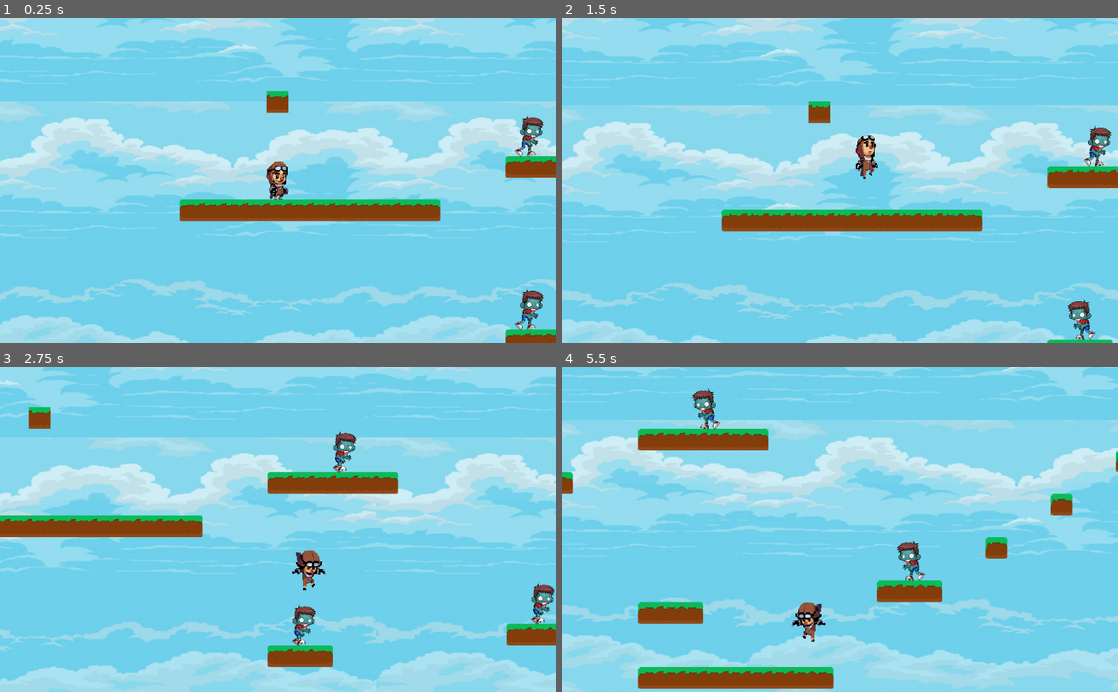
Above: before the commit, frames 1-4 (two rows, left to right).
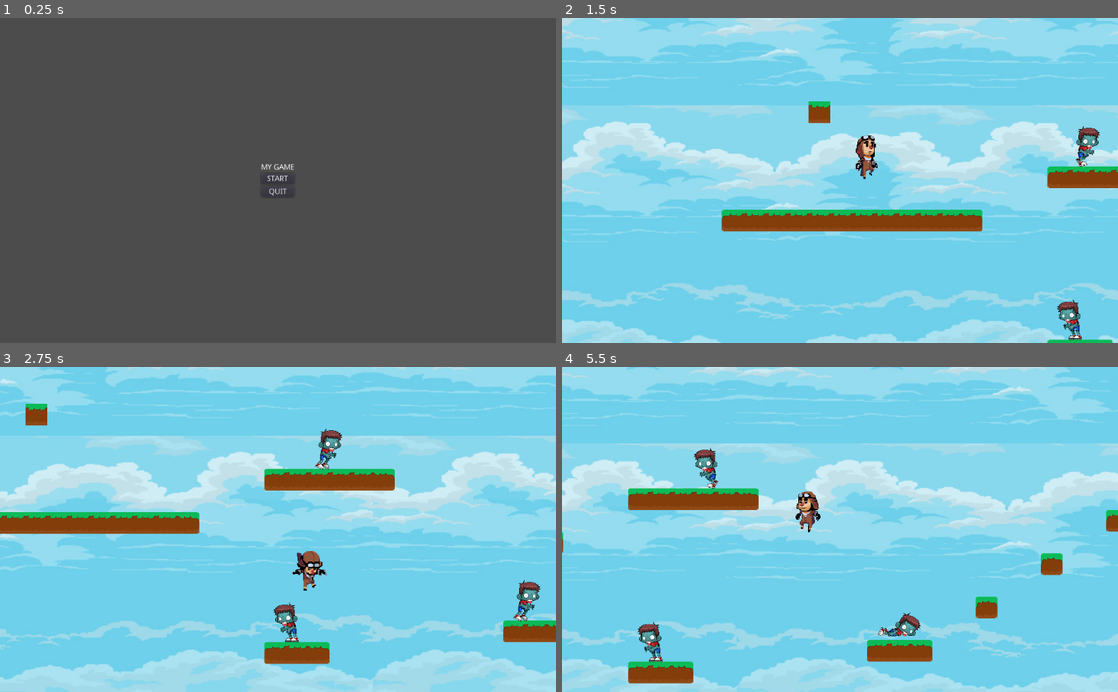
Above: after the commit, the same moments.

Repository: NonADev/AviadorMario
Game: Godot game, scene res://scenes/UI/Menu.tscn
Same seed, same stepped clock (60 frames per second), same inputs: the game is played once before the commit and once after it. Before the commit the project starts from res://scenes/Levels/AggressiveWorld.tscn.
Inputs (mouse positions are in pixels of both pictures, inside the frame that each line leads up to):
- Up to frame 1 (0.25 s): no input
- Up to frame 2 (1.5 s): click (840, 180) at 0.5 s, where only the run after the commit has a clickable "START"; hold Right (ui_right) from 1.28 s (still down); tap Up (ui_up) at 1.35 s
- Up to frame 3 (2.75 s): keep holding Right (ui_right); tap Up (ui_up) at 1.52, 1.82, 2.1, 2.27, 2.57 s
- Up to frame 4 (5.5 s): release Right (ui_right) at 2.78 s; hold Left (ui_left) 2.78-3.53 s; tap Up (ui_up) at 2.85, 3.6, 3.77, 4.07, 4.35, 4.52, 4.82, 5.1, 5.27 s; hold Right (ui_right) 3.53-5.03 s; hold Left (ui_left) from 5.03 s (still down)

The runs differ from the first frame. In frame 1, 100% of the frame differs, in the area x 0-100%, y 0-100%; in frame 2, 1.1%; in frame 3, 13%; in frame 4, 54%.

Commit message:
jogo finalizado

Diff:
--- a/project.godot
+++ b/project.godot
@@ -16,8 +16,12 @@
 [application]
 
 config/name="teste"
-run/main_scene="res://scenes/Levels/AggressiveWorld.tscn"
+run/main_scene="res://scenes/UI/Menu.tscn"
 config/icon="res://sprites/Old/icon.png"
+
+[display]
+
+window/size/resizable=false
 
 [input]
 
@@ -27,6 +31,15 @@
  ]
 }
 
+[layer_names]
+
+2d_render/layer_1="Walls"
+2d_physics/layer_1="Walls"
+2d_render/layer_2="Player"
+2d_physics/layer_2="Player"
+2d_render/layer_3="Enemies"
+2d_physics/layer_3="Enemies"
+
 [rendering]
 
 environment/default_environment="res://default_env.tres"
--- a/scenes/GeneralScenes/Monster.tscn
+++ b/scenes/GeneralScenes/Monster.tscn
@@ -26,9 +26,26 @@
 [ext_resource path="res://sprites/Zombies/male/Idle (4).png" type="Texture" id=24]
 [ext_resource path="res://sprites/Zombies/male/Idle (1).png" type="Texture" id=25]
 [ext_resource path="res://sprites/Zombies/male/Idle (3).png" type="Texture" id=26]
+[ext_resource path="res://sprites/Zombies/male/Dead (5).png" type="Texture" id=27]
+[ext_resource path="res://sprites/Zombies/male/Dead (6).png" type="Texture" id=28]
+[ext_resource path="res://sprites/Zombies/male/Dead (7).png" type="Texture" id=29]
+[ext_resource path="res://sprites/Zombies/male/Dead (4).png" type="Texture" id=30]
+[ext_resource path="res://sprites/Zombies/male/Dead (1).png" type="Texture" id=31]
+[ext_resource path="res://sprites/Zombies/male/Dead (3).png" type="Texture" id=32]
+[ext_resource path="res://sprites/Zombies/male/Dead (2).png" type="Texture" id=33]
+[ext_resource path="res://sprites/Zombies/male/Dead (8).png" type="Texture" id=34]
+[ext_resource path="res://sprites/Zombies/male/Dead (11).png" type="Texture" id=35]
+[ext_resource path="res://sprites/Zombies/male/Dead (12).png" type="Texture" id=36]
+[ext_resource path="res://sprites/Zombies/male/Dead (9).png" type="Texture" id=37]
+[ext_resource path="res://sprites/Zombies/male/Dead (10).png" type="Texture" id=38]
 
 [sub_resource type="SpriteFrames" id=1]
 animations = [ {
+"frames": [ ExtResource( 31 ), ExtResource( 33 ), ExtResource( 32 ), ExtResource( 30 ), ExtResource( 27 ), ExtResource( 28 ), ExtResource( 29 ), ExtResource( 34 ), ExtResource( 37 ), ExtResource( 38 ), ExtResource( 35 ), ExtResource( 36 ) ],
+"loop": false,
+"name": "Die",
+"speed": 20.0
+}, {
 "frames": [ ExtResource( 25 ), ExtResource( 14 ), ExtResource( 26 ), ExtResource( 24 ), ExtResource( 23 ), ExtResource( 22 ), ExtResource( 13 ), ExtResource( 12 ), ExtResource( 15 ), ExtResource( 16 ), ExtResource( 17 ), ExtResource( 18 ), ExtResource( 19 ), ExtResource( 20 ), ExtResource( 21 ) ],
 "loop": true,
 "name": "Idle",
@@ -44,12 +61,38 @@
 radius = 10.9017
 height = 34.178
 
+[sub_resource type="Animation" id=3]
+resource_name = "Die"
+tracks/0/type = "method"
+tracks/0/path = NodePath(".")
+tracks/0/interp = 1
+tracks/0/loop_wrap = true
+tracks/0/imported = false
+tracks/0/enabled = true
+tracks/0/keys = {
+"times": PoolRealArray( 0.8 ),
+"transitions": PoolRealArray( 1 ),
+"values": [ {
+"args": [  ],
+"method": "removeBody"
+} ]
+}
+tracks/1/type = "value"
+tracks/1/path = NodePath("Sprite:animation")
+tracks/1/interp = 0
+tracks/1/loop_wrap = true
+tracks/1/imported = false
+tracks/1/enabled = true
+tracks/1/keys = {
+"times": PoolRealArray( 0.2 ),
+"transitions": PoolRealArray( -2 ),
+"update": 0,
+"values": [ "Die" ]
+}
+
 [node name="Monster" type="StaticBody2D"]
 collision_layer = 4
 script = ExtResource( 11 )
-__meta__ = {
-"_edit_group_": true
-}
 
 [node name="Sprite" type="AnimatedSprite" parent="."]
 scale = Vector2( 0.13, 0.13 )
@@ -59,3 +102,6 @@
 [node name="Shape" type="CollisionShape2D" parent="."]
 position = Vector2( -1.12378, 3.93307 )
 shape = SubResource( 2 )
+
+[node name="Animation" type="AnimationPlayer" parent="."]
+anims/Die = SubResource( 3 )
--- a/scenes/GeneralScenes/Player.tscn
+++ b/scenes/GeneralScenes/Player.tscn
@@ -31,37 +31,26 @@
 "speed": 10.0
 } ]
 
-[sub_resource type="RectangleShape2D" id=2]
-extents = Vector2( 14.5472, 29 )
+[sub_resource type="CapsuleShape2D" id=4]
+radius = 9.59683
+height = 33.5032
 
 [sub_resource type="RectangleShape2D" id=3]
-extents = Vector2( 6.87766, 1.72766 )
+extents = Vector2( 8.9693, 5.00665 )
+
+[sub_resource type="CapsuleShape2D" id=5]
+radius = 11.0115
+height = 31.3549
 
 [node name="Player" type="KinematicBody2D"]
-position = Vector2( 448, 256.14 )
+position = Vector2( 448, 256 )
 script = ExtResource( 2 )
-__meta__ = {
-"_edit_group_": true
-}
 
 [node name="SpriteAnimation" type="AnimatedSprite" parent="."]
 position = Vector2( -0.135396, 16.1403 )
 frames = SubResource( 1 )
 animation = "Idle"
 offset = Vector2( 16, 16 )
-
-[node name="CollisionPolygon2D2" type="CollisionPolygon2D" parent="."]
-position = Vector2( -0.135406, 16.1403 )
-polygon = PoolVector2Array( 22.5971, -7.78711, 31.4404, 4.56015, 23.4314, 47.9424, 10.9173, 47.9424, 2.07391, 5.56131, 11.7516, -7.95398 )
-
-[node name="CollisionShape" type="CollisionShape2D" parent="."]
-visible = false
-position = Vector2( 15.8646, 35.9286 )
-shape = SubResource( 2 )
-disabled = true
-__meta__ = {
-"_editor_description_": "DESATIVADO JA QUE COLOQUEI O CollisionPolygon2D"
-}
 
 [node name="Camera" type="Camera2D" parent="."]
 position = Vector2( 16.8548, 35.9188 )
@@ -74,14 +63,26 @@
 limit_smoothed = true
 smoothing_enabled = true
 
+[node name="Collision" type="CollisionShape2D" parent="."]
+position = Vector2( 17.2437, 37.7489 )
+shape = SubResource( 4 )
+
 [node name="Pes" type="Area2D" parent="."]
 position = Vector2( 17.0141, 62.8459 )
 collision_layer = 4
 collision_mask = 4
-__meta__ = {
-"_edit_group_": true
-}
 
 [node name="Shape" type="CollisionShape2D" parent="Pes"]
+position = Vector2( 0.206696, -3.43262 )
 shape = SubResource( 3 )
+
+[node name="TakeDamage" type="Area2D" parent="."]
+position = Vector2( 16.8661, 36.1134 )
+collision_layer = 4
+collision_mask = 4
+
+[node name="Collision" type="CollisionShape2D" parent="TakeDamage"]
+position = Vector2( 0.275604, 0.401184 )
+shape = SubResource( 5 )
 [connection signal="body_entered" from="Pes" to="." method="_on_Pes_body_entered"]
+[connection signal="body_entered" from="TakeDamage" to="." method="_on_Damage_body_entered"]
--- a/scenes/Levels/AggressiveWorld.tscn
+++ b/scenes/Levels/AggressiveWorld.tscn
@@ -27,10 +27,14 @@
 
 [node name="Monster" parent="." instance=ExtResource( 13 )]
 position = Vector2( 832, 224 )
+DISTANCE = 115.0
+IDLE_FLIP = true
 
 [node name="Monster2" parent="." instance=ExtResource( 13 )]
 position = Vector2( 832, 480 )
 DISTANCE = 30.0
+CAN_WALK = false
+IDLE_FLIP = true
 
 [node name="Monster3" parent="." instance=ExtResource( 13 )]
 position = Vector2( 1184, 448 )
--- a/scenes/Levels/PacifyWorld.tscn
+++ b/scenes/Levels/PacifyWorld.tscn
@@ -23,8 +23,7 @@
 
 [node name="Monster" parent="." instance=ExtResource( 2 )]
 position = Vector2( 640, 288 )
-WALK = false
-FLIP_SPRITE = true
+CAN_WALK = false
 
 [node name="Passagem" parent="." instance=ExtResource( 5 )]
 position = Vector2( 864, 256 )
--- /dev/null
+++ b/scenes/UI/Menu.tscn
@@ -0,0 +1,43 @@
+[gd_scene load_steps=2 format=2]
+
+[ext_resource path="res://scripts/Menu.gd" type="Script" id=1]
+
+[node name="Menu" type="Control"]
+anchor_right = 1.0
+anchor_bottom = 1.0
+script = ExtResource( 1 )
+__meta__ = {
+"_edit_use_anchors_": false
+}
+
+[node name="CenterContainer" type="CenterContainer" parent="."]
+anchor_right = 1.0
+anchor_bottom = 1.0
+__meta__ = {
+"_edit_use_anchors_": false
+}
+
+[node name="VBoxContainer" type="VBoxContainer" parent="CenterContainer"]
+margin_left = 481.0
+margin_top = 269.0
+margin_right = 542.0
+margin_bottom = 331.0
+
+[node name="Label" type="Label" parent="CenterContainer/VBoxContainer"]
+margin_right = 61.0
+margin_bottom = 14.0
+text = "MY GAME"
+
+[node name="Start" type="Button" parent="CenterContainer/VBoxContainer"]
+margin_top = 18.0
+margin_right = 61.0
+margin_bottom = 38.0
+text = "START"
+
+[node name="Quit" type="Button" parent="CenterContainer/VBoxContainer"]
+margin_top = 42.0
+margin_right = 61.0
+margin_bottom = 62.0
+text = "QUIT"
+[connection signal="pressed" from="CenterContainer/VBoxContainer/Start" to="." method="_on_Start_pressed"]
+[connection signal="pressed" from="CenterContainer/VBoxContainer/Quit" to="." method="_on_Quit_pressed"]
--- /dev/null
+++ b/scripts/Menu.gd
@@ -0,0 +1,10 @@
+extends Control
+
+
+
+func _on_Start_pressed():
+	get_tree().change_scene("res://scenes/Levels/AggressiveWorld.tscn");
+
+
+func _on_Quit_pressed():
+	get_tree().quit(200);
--- a/scripts/Monster.gd
+++ b/scripts/Monster.gd
@@ -1,37 +1,50 @@
 extends StaticBody2D
 
-export(float) var DISTANCE = 115;
-export(bool) var WALK = true;
-export(bool) var FLIP_SPRITE = false;
+export(float) var DISTANCE = 115; #distancia para andar
+export(bool) var CAN_WALK = true; #pode andar?
+export(bool) var IDLE_FLIP = false; #
 
-var flip = true;
-var initial_position;
-var final_position;
-const SPEED = 0.5;
+const SPEED = 0.5; #velocidade de movimento
+const GRAVITY = 14; #gravidade para afetar o player
+var flip = true; #flipagem da imagem ao virar esquerda ou direita
+var initial_position; #posicao onde começa a andar
+var final_position; #posicao onde volta
+var alive = true; #esta vivo?
 
 
 func _ready():
-	$Sprite.play("Walk");
-	initial_position = position.x;
-	final_position = initial_position + DISTANCE;
+	if(CAN_WALK): #se pode andar, troca para a animação de andar
+		$Sprite.play("Walk");
+	initial_position = position.x; #inicializa o initial_position para ser a posição onde foi andado
+	final_position = initial_position + DISTANCE; #posicao final é a inicial + distancia
 
 
 func damage():
+	$Shape.set_deferred("disabled", true); #desativa a caixa de colisão quando o montro toma dano
+	get_node("Animation").play("Die"); #ativa a animação de morte do $Animation
+	alive = false; #seta que o montro está morto
+	CAN_WALK = false; #desativa se pode andar
+	return true;
+
+
+func removeBody():
 	self.queue_free();
 
 
 func _process(_delta):
-	if(!WALK):
-		$Sprite.play("Idle");
-		$Sprite.flip_h = true;
-		return;
+	if(!CAN_WALK):
+		if(alive):
+			$Sprite.play("Idle");
+		$Sprite.flip_h = IDLE_FLIP;
 	elif(initial_position <= final_position && flip):
 		position.x += SPEED;
-		$Sprite.flip_h = false;
+		IDLE_FLIP = false;
+		$Sprite.flip_h = IDLE_FLIP;
 		if(position.x >= final_position):
-			flip =false;
+			flip = false;
 	elif(initial_position <= position.x && !flip):
 		position.x -= SPEED;
-		$Sprite.flip_h = true;
+		IDLE_FLIP = true;
+		$Sprite.flip_h = IDLE_FLIP;
 		if(position.x <= initial_position):
 			flip =true;
--- a/scripts/Player.gd
+++ b/scripts/Player.gd
@@ -1,14 +1,15 @@
 extends KinematicBody2D;
 
-export(Vector2) var RESPAWN_POSITION = Vector2(0, 0);
-export(int) var SPEED = 300;
-export(bool) var DOUBLE_JUMP = true;
-export(int) var JUMP_HEIGHT = -390;
+export(Vector2) var RESPAWN_POSITION = Vector2(0, 0); #posição de respawn
+export(int) var SPEED = 300; #velocidade de movimento
+export(bool) var DOUBLE_JUMP = true; #pulo duplo
+export(int) var JUMP_HEIGHT = -390; #tamanho do pulo
+export(int) var HEALTH_POINTS = 3;
 
-const UP = Vector2(0, -1);
-const GRAVITY = 14;
-var motion = Vector2();
-var extraJump = false;
+const UP = Vector2(0, -1); #aponta onde é emcima no x e y
+const GRAVITY = 14; #gravidade para afetar o player
+var motion = Vector2(); #movimento do Player
+var extraJump = false; #pulo duplo
 
 
 func playerMovement(leftButton, rightButton, acceleration):
@@ -45,8 +46,8 @@
 func playerJump(button): #pulo e pulo duplo
 	if(is_on_floor()): #pulo
 		extraJump = true; #reseta pulo duplo
-		if(motion.y>0):
-			motion.y=GRAVITY;
+		if(motion.y>0): #reseta gravidade minima
+			motion.y=GRAVITY; #movimento minimo para gravidade
 		if(Input.is_action_just_pressed(button)): #Pulo no chão
 			motion.y = JUMP_HEIGHT; #distancia do pulo
 	else: #se estiver voando animação de queda e pulo duplo
@@ -58,21 +59,35 @@
 			motion.y += GRAVITY; #adição da gravidade
 
 
-func playerRespawn(button, respawn_position): #evento de respawn
+func playerRespawn(button, respawn_position): #evento de respawn por controle
 	if(Input.is_action_just_pressed(button)):
 		motion = Vector2(0,14); #reseta o motion para restar a movimentação e aceleração do personagem
-		position = respawn_position; #altera o atributo hidden "position" do Player.
+		respawn(respawn_position);
+
+
+func respawn(respawn_position): #evento de respawn
+	position = respawn_position; #altera o atributo hidden "position" do Player.
 
 
 func playerCommandsHandler(acceleration): #controlador de comandos do player
-	playerMovement("ui_left", "ui_right", acceleration);
-	playerJump("ui_up");
-	playerRespawn("ui_down", RESPAWN_POSITION);
+	playerMovement("ui_left", "ui_right", acceleration); #movimento lateral
+	playerJump("ui_up"); #pulo
+	playerRespawn("ui_down", RESPAWN_POSITION); #respawn engalilhado na seta pra baixo
 
 
 func _on_Pes_body_entered(body):
-	motion.y = JUMP_HEIGHT;
-	body.damage();
+	if(body.damage()): #caso os pes entrem em contato com o monstro, executa o damage, que caso mate, da um jump extra pro user
+		motion.y = JUMP_HEIGHT; #pula
+		extraJump = true; #dá o extra jump de volta
+
+
+func _on_Damage_body_entered(_body):
+	if(HEALTH_POINTS>1):
+		print("DANO");
+		HEALTH_POINTS-=1;
+	else:
+		HEALTH_POINTS = 3;
+		respawn(RESPAWN_POSITION);
 
 
 func _physics_process(_delta):
@@ -80,4 +95,4 @@
 	acceleration = isFloatingSlowdown(acceleration); #se estiver no ar diminui aceleração lateral
 	isOnCeilingRemoveYAcceleration(); #retira acelleração caso bata no teto
 	playerCommandsHandler(acceleration); #todos comandos do player serão por esse controlador
-	move_and_slide(motion, UP);
+	move_and_slide(motion, UP); #movimenta o Player
Not shown, added: export_presets.cfg
Not shown: 1 places in scenes/GeneralScenes/Monster.tscn that only renumber resources
Not shown: 1 places in scenes/GeneralScenes/Player.tscn that only renumber resources
